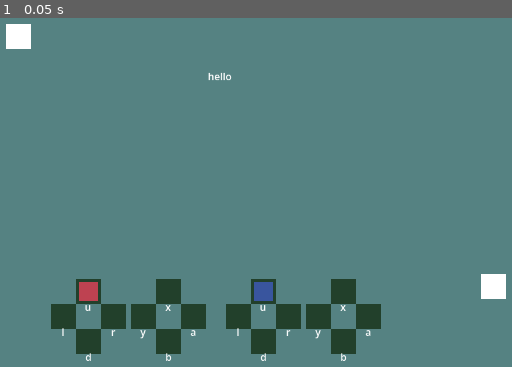
Above: before the commit, frame 1.
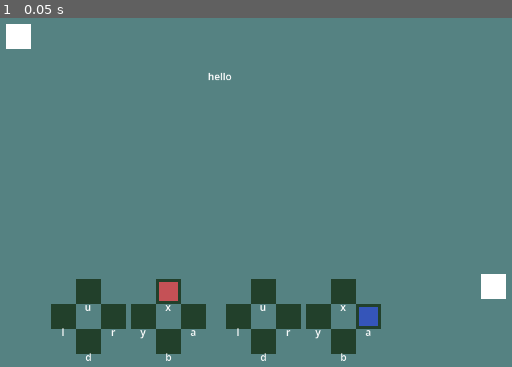
Above: after the commit, the same moment.

Repository: sandsq/xhb-prototype
Game: Godot game, scene res://main.tscn
Same seed, same stepped clock (60 frames per second), same inputs: the game is played once before the commit and once after it.
Inputs:
- Up to frame 1 (0.05 s): no input

The runs differ from the first frame. In frame 1, 0.8% of the frame differs, in the area x 15-74%, y 75-89%.

Commit message:
reorganize abilities into resources

Diff:
--- a/abilities/ability.gd
+++ b/abilities/ability.gd
@@ -1,13 +1,7 @@
-class_name Ability extends Node2D
+class_name Ability extends Resource
 
 @export var ability_data: AbilityData
-
-@onready var ability_graphic = $AbilityGraphic
-
-func _ready() -> void:
-	if ability_data == null:
-		print("no ability data assigned to this ability")
-	ability_graphic.color = ability_data.color
+@export var ability_effect: AbilityEffect
 
 func activate(source: CharacterBody2D, target: RichTextLabel):
-	ability_data.activate(source, target)
+	ability_effect.activate(ability_data, source, target)
--- a/abilities/ability.tscn
+++ b/abilities/ability.tscn
@@ -1,15 +1,9 @@
 [gd_scene format=3 uid="uid://b1uxs42pujsuv"]
 
 [ext_resource type="Script" uid="uid://d0it4fnvvdj2p" path="res://abilities/ability.gd" id="1_vw4y3"]
-[ext_resource type="Script" uid="uid://v8o1lnjg2tis" path="res://ability_data.gd" id="2_uqonq"]
-
-[sub_resource type="Resource" id="Resource_vqqu7"]
-script = ExtResource("2_uqonq")
-metadata/_custom_type_script = "uid://v8o1lnjg2tis"
 
 [node name="Ability" type="Node2D" unique_id=1464958380]
 script = ExtResource("1_vw4y3")
-ability_data = SubResource("Resource_vqqu7")
 
 [node name="AbilityGraphic" type="ColorRect" parent="." unique_id=1791107964]
 offset_left = 5.0
--- /dev/null
+++ b/abilities/ability_data.gd
@@ -0,0 +1,4 @@
+class_name AbilityData extends Resource
+
+@export var name: String
+@export var color: Color
--- a/abilities/ability_data_fire.gd
+++ /dev/null
@@ -1,5 +0,0 @@
-class_name AbilityDataFire extends AbilityData
-
-func activate(source: CharacterBody2D, target: RichTextLabel):
-	print("%s casts fire on %s" % [source, target])
-	target.text = self.name
--- a/abilities/ability_data_water.gd
+++ /dev/null
@@ -1,5 +0,0 @@
-class_name AbilityDataWater extends AbilityData
-
-func activate(source: CharacterBody2D, target: RichTextLabel):
-	print("%s casts water on %s" % [source, target])
-	target.text = self.name
--- /dev/null
+++ b/abilities/ability_effect.gd
@@ -0,0 +1,5 @@
+@abstract
+class_name AbilityEffect extends Resource
+
+@abstract
+func activate(ability_data: AbilityData, source: CharacterBody2D, target: RichTextLabel)
--- a/abilities/fire_ability.gd
+++ /dev/null
@@ -1 +0,0 @@
-extends Ability
--- /dev/null
+++ b/abilities/fire_ability.tres
@@ -0,0 +1,15 @@
+[gd_resource type="Resource" script_class="Ability" format=3 uid="uid://b38mqvlumgdln"]
+
+[ext_resource type="Script" uid="uid://d0it4fnvvdj2p" path="res://abilities/ability.gd" id="1_jigka"]
+[ext_resource type="Resource" uid="uid://bm72rvhcdynai" path="res://abilities/fire_ability_data.tres" id="1_mbp27"]
+[ext_resource type="Script" uid="uid://cmjgid8s0boa6" path="res://abilities/fire_ability_effect.gd" id="2_7lsyd"]
+
+[sub_resource type="Resource" id="Resource_jytur"]
+script = ExtResource("2_7lsyd")
+metadata/_custom_type_script = "uid://cmjgid8s0boa6"
+
+[resource]
+script = ExtResource("1_jigka")
+ability_data = ExtResource("1_mbp27")
+ability_effect = SubResource("Resource_jytur")
+metadata/_custom_type_script = "uid://d0it4fnvvdj2p"
--- a/abilities/fire_ability.tscn
+++ /dev/null
@@ -1,15 +0,0 @@
-[gd_scene format=3 uid="uid://ddhgetix8hwyg"]
-
-[ext_resource type="PackedScene" uid="uid://b1uxs42pujsuv" path="res://abilities/ability.tscn" id="1_nnf0t"]
-[ext_resource type="Script" uid="uid://y8sj2rf86oq7" path="res://abilities/fire_ability.gd" id="2_y0fwp"]
-[ext_resource type="Script" uid="uid://d1br2p4kbb3lb" path="res://abilities/ability_data_fire.gd" id="3_xhyjn"]
-
-[sub_resource type="Resource" id="Resource_r8q6d"]
-script = ExtResource("3_xhyjn")
-name = "Fire"
-color = Color(0.74544513, 0.25837314, 0.31622258, 1)
-metadata/_custom_type_script = "uid://d1br2p4kbb3lb"
-
-[node name="FireAbility" unique_id=1464958380 instance=ExtResource("1_nnf0t")]
-script = ExtResource("2_y0fwp")
-ability_data = SubResource("Resource_r8q6d")
--- /dev/null
+++ b/abilities/fire_ability_data.tres
@@ -0,0 +1,9 @@
+[gd_resource type="Resource" script_class="AbilityData" format=3 uid="uid://bm72rvhcdynai"]
+
+[ext_resource type="Script" uid="uid://v8o1lnjg2tis" path="res://abilities/ability_data.gd" id="1_6dj2t"]
+
+[resource]
+script = ExtResource("1_6dj2t")
+name = "Fire"
+color = Color(0.7721265, 0.31932074, 0.339071, 1)
+metadata/_custom_type_script = "uid://v8o1lnjg2tis"
--- /dev/null
+++ b/abilities/fire_ability_effect.gd
@@ -0,0 +1,4 @@
+class_name FireAbilityEffect extends AbilityEffect
+
+func activate(ability_data: AbilityData, source: CharacterBody2D, target: RichTextLabel):
+	target.text = ability_data.name
--- a/abilities/water_ability.gd
+++ /dev/null
@@ -1 +0,0 @@
-extends Ability
--- /dev/null
+++ b/abilities/water_ability.tres
@@ -0,0 +1,15 @@
+[gd_resource type="Resource" script_class="Ability" format=3 uid="uid://c1eepf2babr8a"]
+
+[ext_resource type="Resource" uid="uid://dpvphqdp4uaym" path="res://abilities/water_ability_data.tres" id="1_5o558"]
+[ext_resource type="Script" uid="uid://d0it4fnvvdj2p" path="res://abilities/ability.gd" id="1_windw"]
+[ext_resource type="Script" uid="uid://dr32iyvsya8bu" path="res://abilities/water_ability_effect.gd" id="2_nmaak"]
+
+[sub_resource type="Resource" id="Resource_e88fl"]
+script = ExtResource("2_nmaak")
+metadata/_custom_type_script = "uid://dr32iyvsya8bu"
+
+[resource]
+script = ExtResource("1_windw")
+ability_data = ExtResource("1_5o558")
+ability_effect = SubResource("Resource_e88fl")
+metadata/_custom_type_script = "uid://d0it4fnvvdj2p"
--- a/abilities/water_ability.tscn
+++ /dev/null
@@ -1,15 +0,0 @@
-[gd_scene format=3 uid="uid://dh0cvai5fh1fm"]
-
-[ext_resource type="PackedScene" uid="uid://ddhgetix8hwyg" path="res://abilities/fire_ability.tscn" id="1_uwtkd"]
-[ext_resource type="Script" uid="uid://n2vo63yv1iaa" path="res://abilities/water_ability.gd" id="2_tywq1"]
-[ext_resource type="Script" uid="uid://mfsdk050knq7" path="res://abilities/ability_data_water.gd" id="3_k2we0"]
-
-[sub_resource type="Resource" id="Resource_sytxx"]
-script = ExtResource("3_k2we0")
-name = "Water"
-color = Color(0.22489223, 0.33452407, 0.61822504, 1)
-metadata/_custom_type_script = "uid://mfsdk050knq7"
-
-[node name="WaterAbility" unique_id=1464958380 instance=ExtResource("1_uwtkd")]
-script = ExtResource("2_tywq1")
-ability_data = SubResource("Resource_sytxx")
--- /dev/null
+++ b/abilities/water_ability_data.tres
@@ -0,0 +1,9 @@
+[gd_resource type="Resource" script_class="AbilityData" format=3 uid="uid://dpvphqdp4uaym"]
+
+[ext_resource type="Script" uid="uid://v8o1lnjg2tis" path="res://abilities/ability_data.gd" id="1_xwxl7"]
+
+[resource]
+script = ExtResource("1_xwxl7")
+name = "Water"
+color = Color(0.20668572, 0.3323142, 0.7269197, 1)
+metadata/_custom_type_script = "uid://v8o1lnjg2tis"
--- /dev/null
+++ b/abilities/water_ability_effect.gd
@@ -0,0 +1,4 @@
+class_name WaterAbilityEffect extends AbilityEffect
+
+func activate(ability_data: AbilityData, source: CharacterBody2D, target: RichTextLabel):
+	target.text = ability_data.name
--- a/ability_data.gd
+++ /dev/null
@@ -1,7 +0,0 @@
-class_name AbilityData extends Resource
-
-@export var name: String
-@export var color: Color
-
-func activate(source: CharacterBody2D, target: RichTextLabel):
-	print("not implemented for self")
--- a/single_ability_slot.gd
+++ b/bars/single_ability_slot.gd
@@ -4,20 +4,18 @@
 
 @export var hotkey: InputEvent
 @export var hotkey_label: String
-@export var AbilityScene: PackedScene
+@export var ability: Ability
 
-var ability
 var is_enabled: bool = false
 
-@onready var slot = $Slot
 @onready var label = $Label
-
+@onready var ability_color = $AbilityRenderer/AbilityColor
 
 func _ready() -> void:
-	if AbilityScene != null:
-		ability = AbilityScene.instantiate()
-		slot.add_child(ability)
 	label.text = hotkey_label
+	if ability != null:
+		ability_color.color = ability.ability_data.color
+
 
 
 func _process(delta: float) -> void:
--- a/single_ability_slot.tscn
+++ b/bars/single_ability_slot.tscn
@@ -1,6 +1,6 @@
 [gd_scene format=3 uid="uid://dq2mjsfqau5do"]
 
-[ext_resource type="Script" uid="uid://5e2cqacoh0yg" path="res://single_ability_slot.gd" id="1_15io5"]
+[ext_resource type="Script" uid="uid://5e2cqacoh0yg" path="res://bars/single_ability_slot.gd" id="1_15io5"]
 
 [sub_resource type="InputEventAction" id="InputEventAction_15io5"]
 
@@ -19,8 +19,6 @@
 offset_bottom = 40.0
 color = Color(0.13499999, 0.25, 0.16758333, 1)
 
-[node name="Slot" type="Node2D" parent="." unique_id=1295410975]
-
 [node name="Label" type="RichTextLabel" parent="." unique_id=812741384]
 layout_mode = 0
 offset_left = 8.0
@@ -29,3 +27,12 @@
 offset_bottom = 57.0
 horizontal_alignment = 1
 vertical_alignment = 1
+
+[node name="AbilityRenderer" type="Node2D" parent="." unique_id=495870885]
+
+[node name="AbilityColor" type="ColorRect" parent="AbilityRenderer" unique_id=1276457009]
+offset_left = 5.0
+offset_top = 5.0
+offset_right = 35.0
+offset_bottom = 35.0
+color = Color(1, 1, 1, 0)
--- /dev/null
+++ b/bars/xhb.tscn
@@ -0,0 +1,29 @@
+[gd_scene format=3 uid="uid://b5uf6u87m82qp"]
+
+[ext_resource type="PackedScene" uid="uid://dpndfsuexd8uv" path="res://bars/xhb_half.tscn" id="1_7rwek"]
+[ext_resource type="Script" uid="uid://ds4jaspxdokcr" path="res://bars/xhb.gd" id="1_32tct"]
+[ext_resource type="Resource" uid="uid://b38mqvlumgdln" path="res://abilities/fire_ability.tres" id="3_erpuq"]
+[ext_resource type="Resource" uid="uid://c1eepf2babr8a" path="res://abilities/water_ability.tres" id="4_07tuc"]
+
+[node name="XHB" type="Control" unique_id=944958357]
+layout_mode = 3
+anchors_preset = 0
+script = ExtResource("1_32tct")
+
+[node name="Left" parent="." unique_id=512955834 instance=ExtResource("1_7rwek")]
+layout_mode = 0
+
+[node name="SingleAbilitySlot5" parent="Left" index="4" unique_id=198440863]
+ability = ExtResource("3_erpuq")
+
+[node name="Right" parent="." unique_id=1208426016 instance=ExtResource("1_7rwek")]
+layout_mode = 0
+offset_left = 280.0
+offset_right = 528.0
+pivot_offset_ratio = Vector2(0, 1)
+
+[node name="SingleAbilitySlot6" parent="Right" index="5" unique_id=1543123028]
+ability = ExtResource("4_07tuc")
+
+[editable path="Left"]
+[editable path="Right"]
--- a/xhb_flower.tscn
+++ b/bars/xhb_flower.tscn
@@ -1,6 +1,6 @@
 [gd_scene format=3 uid="uid://bthecxjfttn0q"]
 
-[ext_resource type="PackedScene" uid="uid://dq2mjsfqau5do" path="res://single_ability_slot.tscn" id="1_ok5h4"]
+[ext_resource type="PackedScene" uid="uid://dq2mjsfqau5do" path="res://bars/single_ability_slot.tscn" id="1_ok5h4"]
 
 [node name="XHBFlower" type="Control" unique_id=13512865]
 layout_mode = 3
--- a/xhb_half.tscn
+++ b/bars/xhb_half.tscn
@@ -1,11 +1,25 @@
 [gd_scene format=3 uid="uid://dpndfsuexd8uv"]
 
-[ext_resource type="PackedScene" uid="uid://dq2mjsfqau5do" path="res://single_ability_slot.tscn" id="1_5jskt"]
-[ext_resource type="Script" uid="uid://bsl2he3uim7fk" path="res://xhb_half.gd" id="1_beh6s"]
-[ext_resource type="PackedScene" uid="uid://ddhgetix8hwyg" path="res://abilities/fire_ability.tscn" id="2_beh6s"]
+[ext_resource type="PackedScene" uid="uid://dq2mjsfqau5do" path="res://bars/single_ability_slot.tscn" id="1_5jskt"]
+[ext_resource type="Script" uid="uid://bsl2he3uim7fk" path="res://bars/xhb_half.gd" id="1_beh6s"]
 
 [sub_resource type="InputEventAction" id="InputEventAction_7rwek"]
 action = &"pad_up"
+
+[sub_resource type="PackedScene" id="PackedScene_5jskt"]
+_bundled = {
+"conn_count": 0,
+"conns": PackedInt32Array(),
+"editable_instances": [],
+"id_paths": [PackedInt32Array()],
+"names": PackedStringArray("FireAbility", "script", "AbilityGraphic", "color"),
+"node_count": 2,
+"node_ids": PackedInt32Array(1464958380, 1791107964),
+"node_paths": [NodePath(".")],
+"nodes": PackedInt32Array(-1, -1, 2147483647, 0, -1, 1, 1, 0, 0, 1073741824, -1, 2147483647, 262146, -1, 1, 3, 1, 0),
+"variants": [null, Color(0.8194662, 0.4097299, 0.35667548, 1)],
+"version": 3
+}
 
 [sub_resource type="InputEventAction" id="InputEventAction_bkss6"]
 action = &"pad_right"
@@ -41,7 +55,7 @@
 offset_left = 40.0
 offset_right = 80.0
 hotkey = SubResource("InputEventAction_7rwek")
-AbilityScene = ExtResource("2_beh6s")
+AbilityScene = SubResource("PackedScene_5jskt")
 
 [node name="SingleAbilitySlot2" parent="." unique_id=1770922323 instance=ExtResource("1_5jskt")]
 layout_mode = 0
--- a/player.tscn
+++ b/player.tscn
@@ -1,6 +1,6 @@
 [gd_scene format=3 uid="uid://iqrvgbqig3kv"]
 
-[ext_resource type="PackedScene" uid="uid://b5uf6u87m82qp" path="res://xhb.tscn" id="1_4flbx"]
+[ext_resource type="PackedScene" uid="uid://b5uf6u87m82qp" path="res://bars/xhb.tscn" id="1_4flbx"]
 [ext_resource type="Script" uid="uid://by1238co2lpd1" path="res://player.gd" id="1_onrkg"]
 
 [node name="Player" type="CharacterBody2D" unique_id=525354585]
--- a/xhb.tscn
+++ /dev/null
@@ -1,24 +0,0 @@
-[gd_scene format=3 uid="uid://b5uf6u87m82qp"]
-
-[ext_resource type="PackedScene" uid="uid://dpndfsuexd8uv" path="res://xhb_half.tscn" id="1_7rwek"]
-[ext_resource type="Script" uid="uid://ds4jaspxdokcr" path="res://xhb.gd" id="1_32tct"]
-[ext_resource type="PackedScene" uid="uid://dh0cvai5fh1fm" path="res://abilities/water_ability.tscn" id="3_32tct"]
-
-[node name="XHB" type="Control" unique_id=944958357]
-layout_mode = 3
-anchors_preset = 0
-script = ExtResource("1_32tct")
-
-[node name="Left" parent="." unique_id=512955834 instance=ExtResource("1_7rwek")]
-layout_mode = 0
-
-[node name="Right" parent="." unique_id=1208426016 instance=ExtResource("1_7rwek")]
-layout_mode = 0
-offset_left = 280.0
-offset_right = 528.0
-pivot_offset_ratio = Vector2(0, 1)
-
-[node name="SingleAbilitySlot" parent="Right" index="0" unique_id=1391659758]
-AbilityScene = ExtResource("3_32tct")
-
-[editable path="Right"]
Renamed: ability_data.gd.uid -> abilities/ability_data.gd.uid
Not shown, removed: abilities/ability_data_fire.gd.uid
Not shown, removed: abilities/ability_data_water.gd.uid
Not shown, added: abilities/ability_effect.gd.uid
Not shown, removed: abilities/fire_ability.gd.uid
Not shown, added: abilities/fire_ability_effect.gd.uid
Not shown, removed: abilities/water_ability.gd.uid
Not shown, added: abilities/water_ability_effect.gd.uid
Renamed: single_ability_slot.gd.uid -> bars/single_ability_slot.gd.uid
Renamed: xhb.gd -> bars/xhb.gd
Renamed: xhb.gd.uid -> bars/xhb.gd.uid
Renamed: xhb_half.gd -> bars/xhb_half.gd
(and 1 more such lines)
